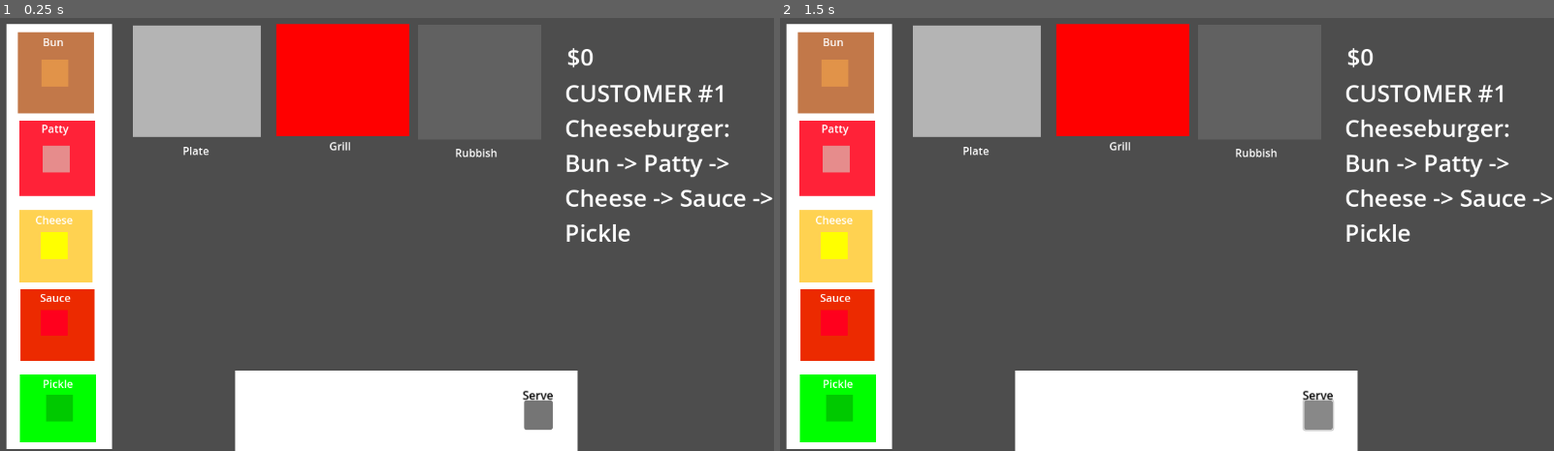
Above: before the commit, frames 1-2 (left to right).
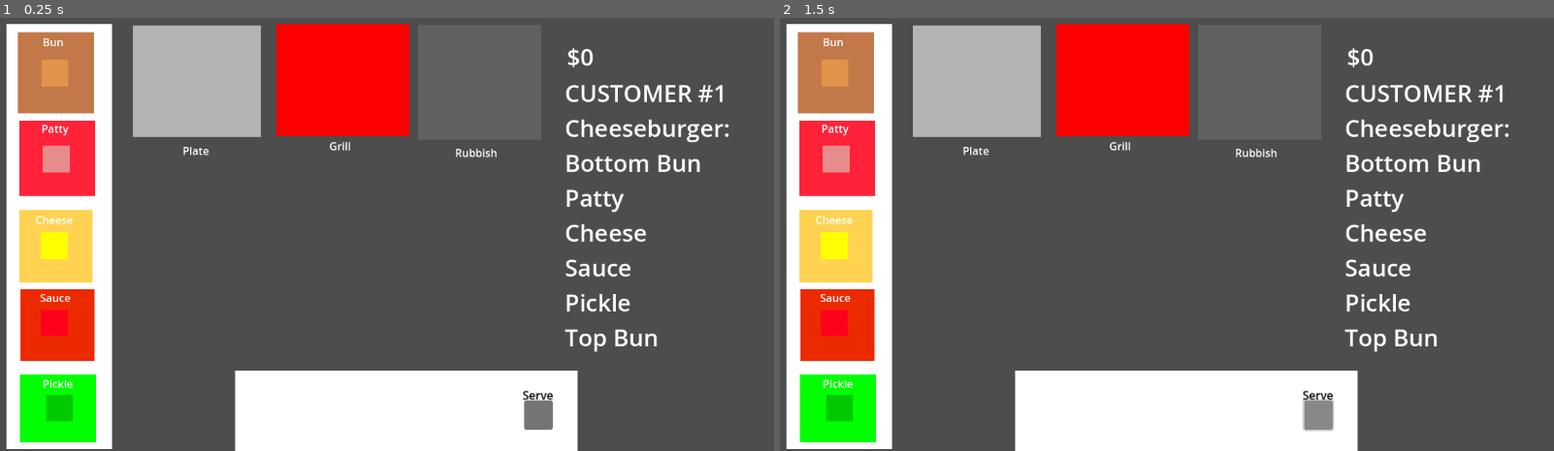
Above: after the commit, the same moments.

Repository: MooseGamerL/BananaPants
Game: Godot game, scene res://Scenes/main.tscn
Two runs of this game, one before a commit and one after it. Both use one fixed random seed, a clock stepped at 60 frames per second and the inputs below.
Inputs:
- Up to frame 1 (0.25 s): no input
- Up to frame 2 (1.5 s): click "Serve" at 0.5 s; click "Serve" at 1.25 s

The runs differ from the first frame. In frame 1, 1.5% of the frame differs, in the area x 72-100%, y 31-78%; in frame 2, 1.5%.

Commit message:
v1.93
Added splitting bun in half

Diff:
--- a/Scenes/main.tscn
+++ b/Scenes/main.tscn
@@ -1,11 +1,13 @@
-[gd_scene load_steps=15 format=3 uid="uid://cd78picbchuph"]
+[gd_scene load_steps=17 format=3 uid="uid://cd78picbchuph"]
 
 [ext_resource type="Script" uid="uid://dji1pwntmgy8" path="res://Scripts/DropZone.gd" id="1_bo1nx"]
 [ext_resource type="Script" uid="uid://b24dp7eegrrkh" path="res://Scripts/Patty.gd" id="1_jjgbg"]
-[ext_resource type="Script" uid="uid://belo210gfbhwn" path="res://Scenes/Main.gd" id="1_kry3j"]
+[ext_resource type="Script" uid="uid://belo210gfbhwn" path="res://Scripts/Main.gd" id="1_kry3j"]
 [ext_resource type="Script" uid="uid://bu1pdq377gy5n" path="res://Scripts/Plate.gd" id="2_8gbba"]
+[ext_resource type="Script" uid="uid://cgvi4rq1n10et" path="res://Scripts/Bun.gd" id="4_344ge"]
 [ext_resource type="Script" uid="uid://dwnfy5sy227wb" path="res://Scripts/Ingredient.gd" id="4_jjvhh"]
 [ext_resource type="AudioStream" uid="uid://o8lxx6be8pkg" path="res://Assets/11325622-reverse-cymbal-sound-effect-239951.mp3" id="6_21xkr"]
+[ext_resource type="AudioStream" uid="uid://cg5q7b13hnms8" path="res://Assets/linhmitto-bellding-254774.mp3" id="7_6bp64"]
 
 [sub_resource type="RectangleShape2D" id="RectangleShape2D_8gbba"]
 
@@ -117,7 +119,7 @@
 [node name="Bun" type="Area2D" parent="Bins/Bun Bin"]
 position = Vector2(55, 60.51)
 scale = Vector2(2, 2)
-script = ExtResource("4_jjvhh")
+script = ExtResource("4_344ge")
 ingredient_name = "bun"
 
 [node name="CollisionShape2D" type="CollisionShape2D" parent="Bins/Bun Bin/Bun"]
@@ -298,6 +300,9 @@
 offset_bottom = 3.997
 theme_override_colors/font_color = Color(0, 0, 0, 1)
 text = "Serve"
+
+[node name="AudioStreamPlayer" type="AudioStreamPlayer" parent="Counter/Serve Button"]
+stream = ExtResource("7_6bp64")
 
 [node name="Order Label" type="Label" parent="."]
 offset_left = 841.0
--- /dev/null
+++ b/Scripts/Bun.gd
@@ -0,0 +1,42 @@
+extends Ingredient
+
+const BOTTOM_COLOUR := Color(0.943, 0.826, 0.633)
+const TOP_COLOUR := Color(0.882, 0.576, 0.286)
+
+var is_spawned := false
+var original_name: String
+var original_colour: Color
+
+@onready var visual: ColorRect = $ColorRect
+
+func ready_extra() -> void:
+	original_name = ingredient_name
+	original_colour = visual.color
+
+func on_clicked() -> void:
+	if plate and ingredient_name == "bun":
+		split()
+
+func split() -> void:
+	var top := duplicate()
+	ingredient_name = "bottom_bun"
+	visual.color = BOTTOM_COLOUR
+	top.position = global_position + Vector2(20, -23)
+	get_parent().add_child(top)
+	top.become_top_bun()
+	top.join_plate(plate)
+
+func become_top_bun() -> void:
+	ingredient_name = "top_bun"
+	is_spawned = true
+	z_index = 0
+	visual.color = TOP_COLOUR
+
+func reset() -> void:
+	if is_spawned:
+		leave_plate()
+		queue_free()
+	else:
+		super.reset()
+		ingredient_name = original_name
+		visual.color = original_colour
--- a/Scripts/Ingredient.gd
+++ b/Scripts/Ingredient.gd
@@ -1,3 +1,4 @@
+class_name Ingredient
 extends Draggable
 
 @export var ingredient_name: String = "item"
--- a/Scenes/Main.gd
+++ b/Scripts/Main.gd
@@ -1,6 +1,6 @@
 extends Node2D
 
-const RECIPE := ["bun", "patty", "cheese", "sauce", "pickle"]
+const RECIPE := ["bottom_bun", "patty", "cheese", "sauce", "pickle", "top_bun"]
 
 const WELL := 3
 const CONGRATULATION := 4
@@ -11,6 +11,7 @@
 @onready var plate: Plate = $Plate/Plate
 @onready var patty = $"Bins/Patty Bin/Patty"
 @onready var serve_button: Button = $"Counter/Serve Button"
+@onready var ding: AudioStreamPlayer = $"Counter/Serve Button/AudioStreamPlayer"
 @onready var money_label: Label = $"Money Label"
 @onready var result_label: Label = $"Result Label"
 @onready var order_label: Label = $"Order Label"
@@ -29,8 +30,9 @@
 	update_money()
 	start_order()
 
+
 func start_order() -> void:
-	order_label.text = "CUSTOMER #%d\nCheeseburger:\nBun -> Patty -> \nCheese -> Sauce -> \nPickle" % customer
+	order_label.text = "CUSTOMER #%d\nCheeseburger:\nBottom Bun \nPatty \nCheese \nSauce \nPickle \nTop Bun"% customer
 	order_start_ms = Time.get_ticks_msec()
 
 func on_item_wasted(cost: int) -> void:
@@ -39,7 +41,9 @@
 	print("binned: -$%d" % cost)
 
 func on_serve() -> void:
-	print("nsdiurhiusehir")
+	print("Serving")
+	if serve_button.pressed:
+		ding.play()
 	var stack := plate.stack_names()
 	if stack.is_empty():
 		print("no such thing a s a p l a te to s e r v e")
Not shown, added: Assets/linhmitto-bellding-254774.mp3.import
Not shown, added: Scripts/Bun.gd.uid
Renamed: Scenes/Main.gd.uid -> Scripts/Main.gd.uid
Not shown, added: Assets/linhmitto-bellding-254774.mp3
